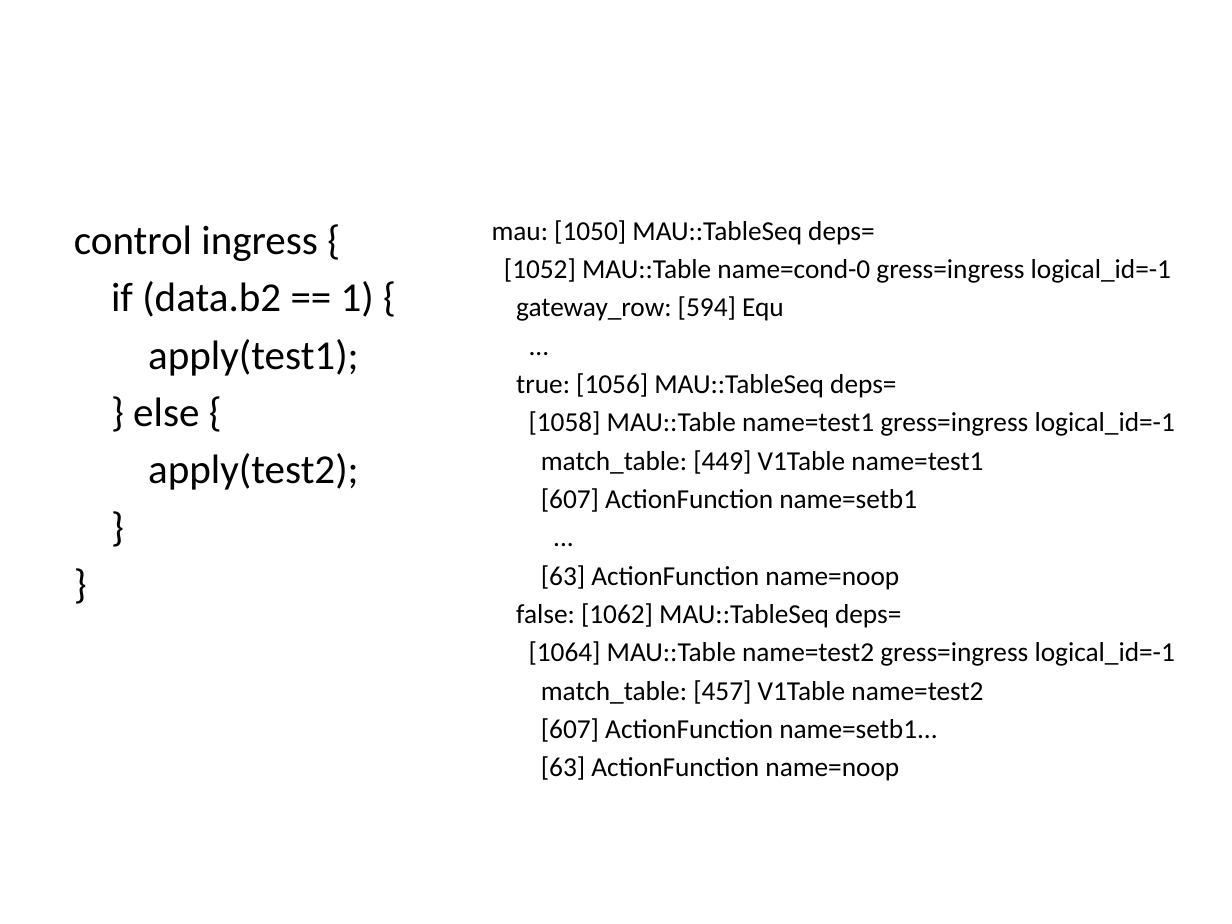
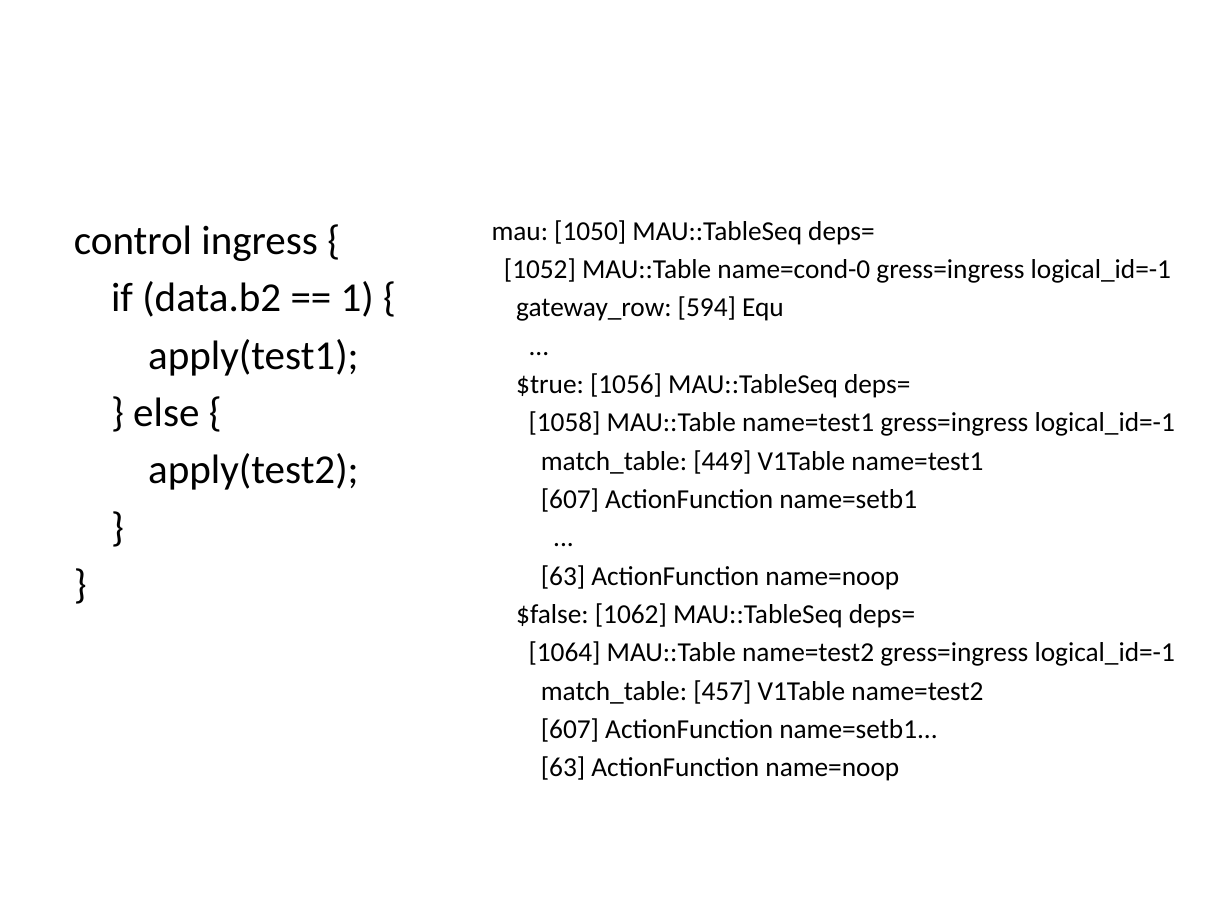
Before and after one commit to p4lang/bf-p4c, a slide deck: slide 10 of docs/TofinoBackend.pptx (slide 9 before the commit). Drawn at 1232x924 pixels with LibreOffice and Linux fonts; fonts in the diff are those of the drawing. Boxes give left, top, right and bottom in pixels: in the first picture for what was removed or moved away, otherwise in the second. Text is boxed around its words. In the diff, an @@ line names an element or a change of style, - is before the commit and + after.

```diff
--- a/docs/TofinoBackend.pptx
+++ b/docs/TofinoBackend.pptx
@@ text at <box>516,373,910,398</box>: text changed @@
-true: [1056] MAU::TableSeq deps=
+$true: [1056] MAU::TableSeq deps=
@@ text at <box>516,603,915,628</box>: text changed @@
-false: [1062] MAU::TableSeq deps=
+$false: [1062] MAU::TableSeq deps=
```
Also in this commit, not shown: 1 other slide changed, 10 slides added, 1 slide removed.
